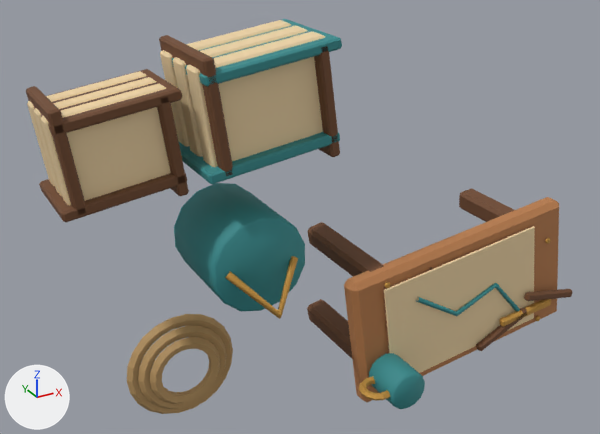
An edit to the OBJ model SourceAssets/HubSlice/SM_LT_HubSlice_WorkCluster.obj, drawn before and after from the same camera.
One viewpoint serves both versions: a camera (50 mm lens) standing at (-161.0, -691.0, 1240.0) and looking at (125.0, -172.0, 981.0). Every picture has the same lights, and +X, +Y and +Z are marked at lower left. The picture after the commit comes second. Where no turn or scale is listed for an object, it has been applied to the vertices.

Objects in the first picture: 'SM_LT_HubSlice_WorkCluster.001'.
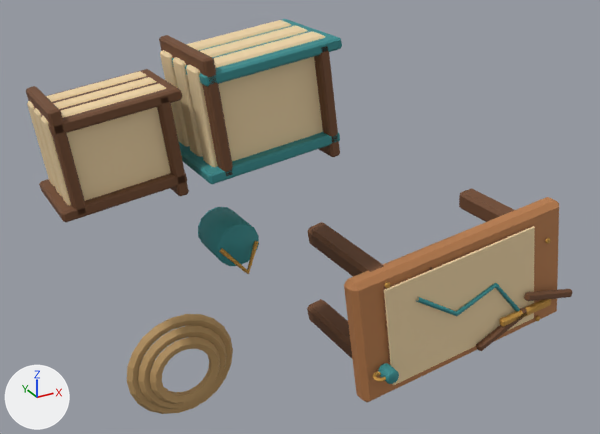
Where the change shows, as pixel boxes (x1, y1, x2, y2) in the pictures (600 x 434 px; the box of a moved part takes in the faces that stretch with it):
part 1 of me_sm_lt_hubslice_workcluster_001, moved or reshaped
    before: (369, 353, 425, 409)
    after: (378, 363, 399, 384)
part 2 of me_sm_lt_hubslice_workcluster_001, moved or reshaped
    before: (359, 377, 390, 401)
    after: (372, 371, 386, 382)
part 3 of me_sm_lt_hubslice_workcluster_001, moved or reshaped
    before: (174, 183, 305, 312)
    after: (198, 207, 259, 266)
part 4 of me_sm_lt_hubslice_workcluster_001, moved or reshaped
    before: (225, 256, 298, 319)
    after: (219, 241, 259, 274)

The change in detail:
me_sm_lt_hubslice_workcluster_001 is used by ob_sm_lt_hubslice_workcluster_001; location (0.0, 0.0, 0.0).
me_sm_lt_hubslice_workcluster_001 had 1370 vertices, 2588 faces and spanned x -60.0..362.0, y -267.0..-122.0, z 803.0..1125.0.
me_sm_lt_hubslice_workcluster_001 now has 1370 vertices, 2588 faces and spans x -60.0..362.0, y -246.0..-122.0, z 803.0..1125.0.
me_sm_lt_hubslice_workcluster_001 part 1: the loose piece of 56 vertices spanning x 152.0..184.0, y -267.0..-232.0, z 846.0..878.0 is scaled about its middle by (0.367, 0.394, 0.367), then moved by (0.0, 11.0, 0.0).
me_sm_lt_hubslice_workcluster_001 part 2: the loose piece of 70 vertices spanning x 135.0..163.0, y -265.0..-237.0, z 859.0..865.0 is scaled about its middle by (0.412, 0.412, 0.5), then moved by (11.0, 12.0, 0.0).
me_sm_lt_hubslice_workcluster_001 part 3: the loose piece of 56 vertices spanning x 38.0..112.0, y -205.0..-125.0, z 927.0..1003.0 is scaled about its middle by (0.466, 0.494, 0.466), then moved by (0.0, 19.0, 0.0).
me_sm_lt_hubslice_workcluster_001 part 4: the loose piece of 18 vertices spanning x 46.0..104.0, y -235.0..-203.0, z 935.0..967.0 is scaled about its middle by (0.556, 0.557, 0.593), then moved by (0.0, 45.0, 6.0).
